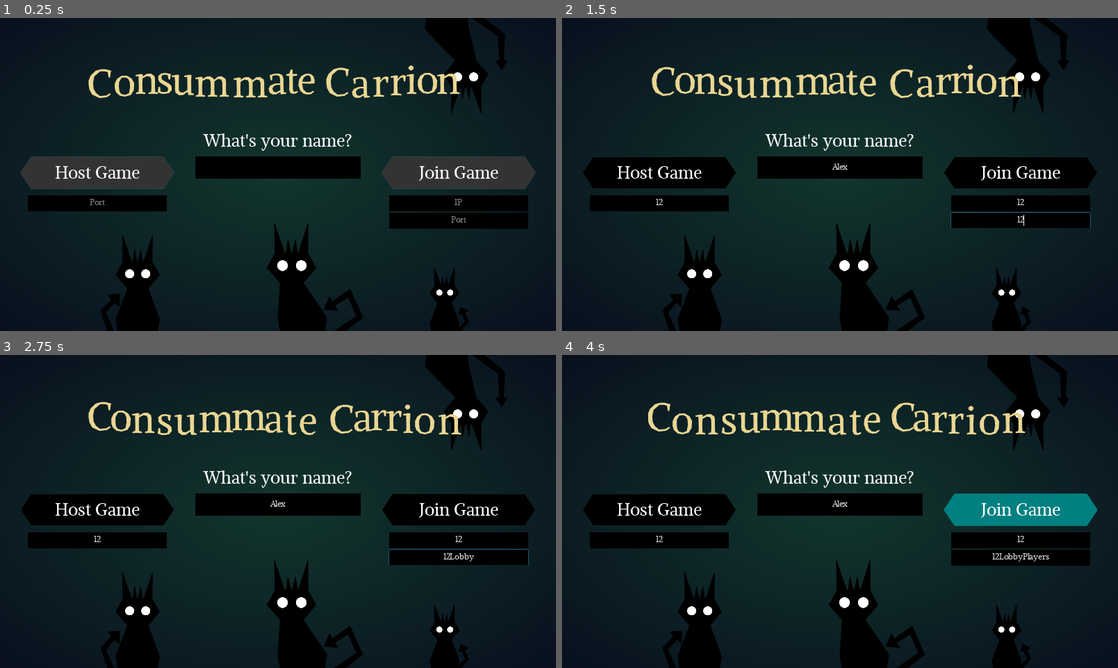
Above: before the commit, frames 1-4 (two rows, left to right).
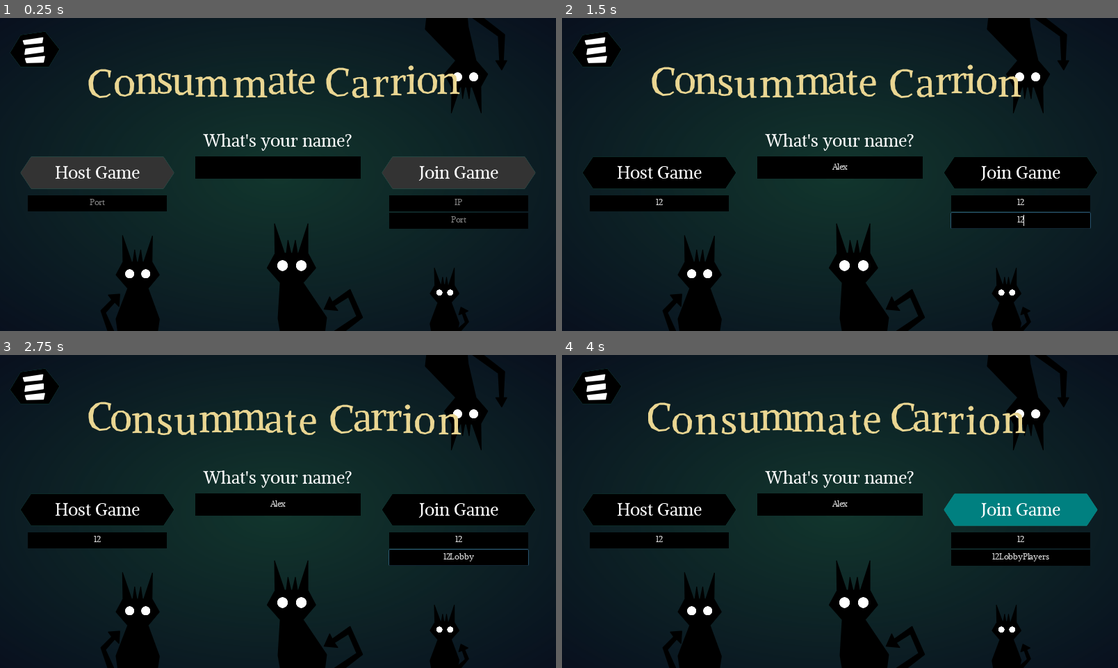
Above: after the commit, the same moments.

Repository: FractalDiane/consummate-carrion
Game: Godot game, scene res://scenes/title.tscn
Same seed, same stepped clock (60 frames per second), same inputs: the game is played once before the commit and once after it.
Inputs (mouse positions are in pixels of both pictures, inside the frame that each line leads up to):
- Up to frame 1 (0.25 s): no input
- Up to frame 2 (1.5 s): click (840, 168) at 0.52 s; type "Alex" at 0.6 s; click (662, 202) at 0.75 s; type "12" at 0.83 s; click (1017, 202) at 0.98 s; type "12" at 1.07 s; click (1017, 221) at 1.27 s; type "12" at 1.35 s
- Up to frame 3 (2.75 s): type "Lobby" at 2 s
- Up to frame 4 (4 s): type "Players" at 2.75 s; tap Enter at 3.5 s; move the mouse to (962, 495) at 3.52 s

The runs differ from the first frame. In frame 1, 0.7% of the frame differs, in the area x 1-11%, y 4-16%; in frame 2, 0.7%; in frame 3, 0.7%; in frame 4, 0.7%.

Commit message:
add logo screen

Diff:
--- /dev/null
+++ b/fonts/font_logo.tres
@@ -0,0 +1,8 @@
+[gd_resource type="DynamicFont" load_steps=2 format=2]
+
+[ext_resource path="res://fonts/Signika-SemiBold.ttf" type="DynamicFontData" id=1]
+
+[resource]
+size = 80
+use_mipmaps = true
+font_data = ExtResource( 1 )
--- a/scenes/game.tscn
+++ b/scenes/game.tscn
@@ -9,6 +9,7 @@
 [ext_resource path="res://audio/sound/timertick.ogg" type="AudioStream" id=7]
 [ext_resource path="res://audio/sound/text_click.ogg" type="AudioStream" id=8]
 [ext_resource path="res://audio/sound/theme_ding.ogg" type="AudioStream" id=9]
+[ext_resource path="res://audio/music/game.ogg" type="AudioStream" id=10]
 
 [sub_resource type="StyleBoxFlat" id=4]
 bg_color = Color( 0, 0, 0, 1 )
@@ -384,6 +385,10 @@
 stream = ExtResource( 9 )
 volume_db = 4.0
 
+[node name="Music" type="AudioStreamPlayer" parent="."]
+stream = ExtResource( 10 )
+volume_db = -12.0
+
 [node name="TimerRoundEnd" type="Timer" parent="."]
 wait_time = 1.55
 one_shot = true
--- /dev/null
+++ b/scenes/logo.tscn
@@ -0,0 +1,421 @@
+[gd_scene load_steps=7 format=2]
+
+[ext_resource path="res://fonts/font_logo.tres" type="DynamicFont" id=1]
+[ext_resource path="res://audio/sound/theme_ding.ogg" type="AudioStream" id=2]
+[ext_resource path="res://scripts/scenes/logo.gd" type="Script" id=3]
+[ext_resource path="res://audio/sound/key.ogg" type="AudioStream" id=4]
+
+[sub_resource type="Animation" id=1]
+resource_name = "logo"
+length = 6.0
+tracks/0/type = "value"
+tracks/0/path = NodePath("Fade:color")
+tracks/0/interp = 1
+tracks/0/loop_wrap = true
+tracks/0/imported = false
+tracks/0/enabled = true
+tracks/0/keys = {
+"times": PoolRealArray( 0, 1 ),
+"transitions": PoolRealArray( 1, 1 ),
+"update": 0,
+"values": [ Color( 0, 0, 0, 1 ), Color( 0, 0, 0, 0 ) ]
+}
+tracks/1/type = "value"
+tracks/1/path = NodePath("Logo:rect_scale")
+tracks/1/interp = 1
+tracks/1/loop_wrap = true
+tracks/1/imported = false
+tracks/1/enabled = true
+tracks/1/keys = {
+"times": PoolRealArray( 0, 1.5, 2 ),
+"transitions": PoolRealArray( 1, 0.5, 1 ),
+"update": 0,
+"values": [ Vector2( 0, 1 ), Vector2( 1e-05, 1 ), Vector2( 1, 1 ) ]
+}
+tracks/2/type = "value"
+tracks/2/path = NodePath("Logo2:rect_scale")
+tracks/2/interp = 1
+tracks/2/loop_wrap = true
+tracks/2/imported = false
+tracks/2/enabled = true
+tracks/2/keys = {
+"times": PoolRealArray( 0, 1.8, 2.3 ),
+"transitions": PoolRealArray( 1, 0.5, 1 ),
+"update": 0,
+"values": [ Vector2( 1, 0 ), Vector2( 1, 1e-05 ), Vector2( 1, 1 ) ]
+}
+tracks/3/type = "value"
+tracks/3/path = NodePath("Logo3:rect_scale")
+tracks/3/interp = 1
+tracks/3/loop_wrap = true
+tracks/3/imported = false
+tracks/3/enabled = true
+tracks/3/keys = {
+"times": PoolRealArray( 0, 2, 2.5 ),
+"transitions": PoolRealArray( 1, 0.5, 1 ),
+"update": 0,
+"values": [ Vector2( 0, 1 ), Vector2( 1e-05, 1 ), Vector2( 1, 1 ) ]
+}
+tracks/4/type = "value"
+tracks/4/path = NodePath("Logo4:rect_scale")
+tracks/4/interp = 1
+tracks/4/loop_wrap = true
+tracks/4/imported = false
+tracks/4/enabled = true
+tracks/4/keys = {
+"times": PoolRealArray( 0, 2.2, 2.7 ),
+"transitions": PoolRealArray( 1, 0.5, 1 ),
+"update": 0,
+"values": [ Vector2( 1, 0 ), Vector2( 1, 1e-05 ), Vector2( 1, 1 ) ]
+}
+tracks/5/type = "value"
+tracks/5/path = NodePath("Logo5:rect_scale")
+tracks/5/interp = 1
+tracks/5/loop_wrap = true
+tracks/5/imported = false
+tracks/5/enabled = true
+tracks/5/keys = {
+"times": PoolRealArray( 0, 2.5, 3 ),
+"transitions": PoolRealArray( 1, 0.5, 1 ),
+"update": 0,
+"values": [ Vector2( 0, 1 ), Vector2( 1e-05, 1 ), Vector2( 1, 1 ) ]
+}
+tracks/6/type = "value"
+tracks/6/path = NodePath("Logo6:rect_scale")
+tracks/6/interp = 1
+tracks/6/loop_wrap = true
+tracks/6/imported = false
+tracks/6/enabled = true
+tracks/6/keys = {
+"times": PoolRealArray( 0, 2.7, 3.2 ),
+"transitions": PoolRealArray( 1, 0.5, 1 ),
+"update": 0,
+"values": [ Vector2( 1, 0 ), Vector2( 1, 1e-05 ), Vector2( 1, 1 ) ]
+}
+tracks/7/type = "value"
+tracks/7/path = NodePath("Logo7:rect_scale")
+tracks/7/interp = 1
+tracks/7/loop_wrap = true
+tracks/7/imported = false
+tracks/7/enabled = true
+tracks/7/keys = {
+"times": PoolRealArray( 0, 2.9, 3.4 ),
+"transitions": PoolRealArray( 1, 0.5, 1 ),
+"update": 0,
+"values": [ Vector2( 0, 1 ), Vector2( 1e-05, 1 ), Vector2( 1, 1 ) ]
+}
+tracks/8/type = "value"
+tracks/8/path = NodePath("Logo8:rect_scale")
+tracks/8/interp = 1
+tracks/8/loop_wrap = true
+tracks/8/imported = false
+tracks/8/enabled = true
+tracks/8/keys = {
+"times": PoolRealArray( 0, 3.2, 3.7 ),
+"transitions": PoolRealArray( 1, 0.5, 1 ),
+"update": 0,
+"values": [ Vector2( 1, 0 ), Vector2( 1, 1e-05 ), Vector2( 1, 1 ) ]
+}
+tracks/9/type = "value"
+tracks/9/path = NodePath("LogoText:rect_scale")
+tracks/9/interp = 1
+tracks/9/loop_wrap = true
+tracks/9/imported = false
+tracks/9/enabled = true
+tracks/9/keys = {
+"times": PoolRealArray( 0, 3.5, 4.4 ),
+"transitions": PoolRealArray( 1, 0.33, 1 ),
+"update": 0,
+"values": [ Vector2( 0, 1 ), Vector2( 1e-05, 1 ), Vector2( 1, 1 ) ]
+}
+tracks/10/type = "audio"
+tracks/10/path = NodePath("SoundType")
+tracks/10/interp = 1
+tracks/10/loop_wrap = true
+tracks/10/imported = false
+tracks/10/enabled = true
+tracks/10/keys = {
+"clips": [ {
+"end_offset": 0.0,
+"start_offset": 0.0,
+"stream": ExtResource( 4 )
+}, {
+"end_offset": 0.0,
+"start_offset": 0.0,
+"stream": ExtResource( 4 )
+}, {
+"end_offset": 0.0,
+"start_offset": 0.0,
+"stream": ExtResource( 4 )
+}, {
+"end_offset": 0.0,
+"start_offset": 0.0,
+"stream": ExtResource( 4 )
+}, {
+"end_offset": 0.0,
+"start_offset": 0.0,
+"stream": ExtResource( 4 )
+}, {
+"end_offset": 0.0,
+"start_offset": 0.0,
+"stream": ExtResource( 4 )
+}, {
+"end_offset": 0.0,
+"start_offset": 0.0,
+"stream": ExtResource( 4 )
+}, {
+"end_offset": 0.0,
+"start_offset": 0.0,
+"stream": ExtResource( 4 )
+} ],
+"times": PoolRealArray( 1.5, 1.8, 2, 2.2, 2.5, 2.7, 2.9, 3.2 )
+}
+tracks/11/type = "audio"
+tracks/11/path = NodePath("SoundDing")
+tracks/11/interp = 1
+tracks/11/loop_wrap = true
+tracks/11/imported = false
+tracks/11/enabled = true
+tracks/11/keys = {
+"clips": [ {
+"end_offset": 0.0,
+"start_offset": 0.0,
+"stream": ExtResource( 2 )
+} ],
+"times": PoolRealArray( 3.5 )
+}
+tracks/12/type = "method"
+tracks/12/path = NodePath(".")
+tracks/12/interp = 1
+tracks/12/loop_wrap = true
+tracks/12/imported = false
+tracks/12/enabled = true
+tracks/12/keys = {
+"times": PoolRealArray( 5.8 ),
+"transitions": PoolRealArray( 1 ),
+"values": [ {
+"args": [  ],
+"method": "goto_title"
+} ]
+}
+
+[sub_resource type="Animation" id=2]
+resource_name = "to_title"
+tracks/0/type = "value"
+tracks/0/path = NodePath(".:rect_position")
+tracks/0/interp = 1
+tracks/0/loop_wrap = true
+tracks/0/imported = false
+tracks/0/enabled = true
+tracks/0/keys = {
+"times": PoolRealArray( 0, 1 ),
+"transitions": PoolRealArray( -4, 1 ),
+"update": 0,
+"values": [ Vector2( 0, 0 ), Vector2( -1280, 0 ) ]
+}
+tracks/1/type = "value"
+tracks/1/path = NodePath("SoundType:volume_db")
+tracks/1/interp = 1
+tracks/1/loop_wrap = true
+tracks/1/imported = false
+tracks/1/enabled = true
+tracks/1/keys = {
+"times": PoolRealArray( 0, 1 ),
+"transitions": PoolRealArray( 1, 1 ),
+"update": 0,
+"values": [ 0.0, -60.0 ]
+}
+tracks/2/type = "value"
+tracks/2/path = NodePath("SoundDing:volume_db")
+tracks/2/interp = 1
+tracks/2/loop_wrap = true
+tracks/2/imported = false
+tracks/2/enabled = true
+tracks/2/keys = {
+"times": PoolRealArray( 0, 1 ),
+"transitions": PoolRealArray( 1, 1 ),
+"update": 0,
+"values": [ 4.0, -60.0 ]
+}
+
+[node name="Logo" type="Control"]
+anchor_right = 1.0
+anchor_bottom = 1.0
+script = ExtResource( 3 )
+__meta__ = {
+"_edit_use_anchors_": false
+}
+
+[node name="Fade" type="ColorRect" parent="."]
+anchor_right = 1.0
+anchor_bottom = 1.0
+color = Color( 0, 0, 0, 1 )
+__meta__ = {
+"_edit_use_anchors_": false
+}
+
+[node name="AnimationPlayer" type="AnimationPlayer" parent="."]
+playback_speed = 1.5
+anims/logo = SubResource( 1 )
+
+[node name="AnimationPlayerTransition" type="AnimationPlayer" parent="."]
+anims/to_title = SubResource( 2 )
+
+[node name="Timer" type="Timer" parent="."]
+one_shot = true
+autostart = true
+
+[node name="Logo" type="ColorRect" parent="."]
+anchor_left = 0.5
+anchor_top = 0.5
+anchor_right = 0.5
+anchor_bottom = 0.5
+margin_left = -336.0
+margin_top = -72.0
+margin_right = -296.0
+margin_bottom = -32.0
+rect_scale = Vector2( 1e-05, 1 )
+rect_pivot_offset = Vector2( 20, 20 )
+color = Color( 0.917647, 0.839216, 0.572549, 1 )
+__meta__ = {
+"_edit_use_anchors_": false
+}
+
+[node name="Logo2" type="ColorRect" parent="."]
+anchor_left = 0.5
+anchor_top = 0.5
+anchor_right = 0.5
+anchor_bottom = 0.5
+margin_left = -280.0
+margin_top = -72.0
+margin_right = -240.0
+margin_bottom = -32.0
+rect_scale = Vector2( 1, 1e-05 )
+rect_pivot_offset = Vector2( 20, 20 )
+color = Color( 0.917647, 0.839216, 0.572549, 1 )
+__meta__ = {
+"_edit_use_anchors_": false
+}
+
+[node name="Logo3" type="ColorRect" parent="."]
+anchor_left = 0.5
+anchor_top = 0.5
+anchor_right = 0.5
+anchor_bottom = 0.5
+margin_left = -224.0
+margin_top = -72.0
+margin_right = -184.0
+margin_bottom = -32.0
+rect_scale = Vector2( 1e-05, 1 )
+rect_pivot_offset = Vector2( 20, 20 )
+color = Color( 0.917647, 0.839216, 0.572549, 1 )
+__meta__ = {
+"_edit_use_anchors_": false
+}
+
+[node name="Logo4" type="ColorRect" parent="."]
+anchor_left = 0.5
+anchor_top = 0.5
+anchor_right = 0.5
+anchor_bottom = 0.5
+margin_left = -336.0
+margin_top = -16.0
+margin_right = -296.0
+margin_bottom = 24.0
+rect_scale = Vector2( 1, 1e-05 )
+rect_pivot_offset = Vector2( 20, 20 )
+color = Color( 0.917647, 0.839216, 0.572549, 1 )
+__meta__ = {
+"_edit_use_anchors_": false
+}
+
+[node name="Logo5" type="ColorRect" parent="."]
+anchor_left = 0.5
+anchor_top = 0.5
+anchor_right = 0.5
+anchor_bottom = 0.5
+margin_left = -224.0
+margin_top = -16.0
+margin_right = -184.0
+margin_bottom = 24.0
+rect_scale = Vector2( 1e-05, 1 )
+rect_pivot_offset = Vector2( 20, 20 )
+color = Color( 0.917647, 0.839216, 0.572549, 1 )
+__meta__ = {
+"_edit_use_anchors_": false
+}
+
+[node name="Logo6" type="ColorRect" parent="."]
+anchor_left = 0.5
+anchor_top = 0.5
+anchor_right = 0.5
+anchor_bottom = 0.5
+margin_left = -336.0
+margin_top = 40.0
+margin_right = -296.0
+margin_bottom = 80.0
+rect_scale = Vector2( 1, 1e-05 )
+rect_pivot_offset = Vector2( 20, 20 )
+color = Color( 0.917647, 0.839216, 0.572549, 1 )
+__meta__ = {
+"_edit_use_anchors_": false
+}
+
+[node name="Logo7" type="ColorRect" parent="."]
+anchor_left = 0.5
+anchor_top = 0.5
+anchor_right = 0.5
+anchor_bottom = 0.5
+margin_left = -280.0
+margin_top = 40.0
+margin_right = -240.0
+margin_bottom = 80.0
+rect_scale = Vector2( 1e-05, 1 )
+rect_pivot_offset = Vector2( 20, 20 )
+color = Color( 0.917647, 0.839216, 0.572549, 1 )
+__meta__ = {
+"_edit_use_anchors_": false
+}
+
+[node name="Logo8" type="ColorRect" parent="."]
+anchor_left = 0.5
+anchor_top = 0.5
+anchor_right = 0.5
+anchor_bottom = 0.5
+margin_left = -224.0
+margin_top = 40.0
+margin_right = -184.0
+margin_bottom = 80.0
+rect_scale = Vector2( 1, 1e-05 )
+rect_pivot_offset = Vector2( 20, 20 )
+color = Color( 0.917647, 0.839216, 0.572549, 1 )
+__meta__ = {
+"_edit_use_anchors_": false
+}
+
+[node name="LogoText" type="Label" parent="."]
+anchor_left = 0.5
+anchor_top = 0.5
+anchor_right = 0.5
+anchor_bottom = 0.5
+margin_left = -152.0
+margin_top = -48.0
+margin_right = 333.0
+margin_bottom = 52.0
+rect_scale = Vector2( 1e-05, 1 )
+custom_colors/font_color = Color( 0.917647, 0.839216, 0.572549, 1 )
+custom_fonts/font = ExtResource( 1 )
+text = "Studio Fractal"
+__meta__ = {
+"_edit_use_anchors_": false
+}
+
+[node name="SoundType" type="AudioStreamPlayer" parent="."]
+stream = ExtResource( 4 )
+
+[node name="SoundDing" type="AudioStreamPlayer" parent="."]
+stream = ExtResource( 2 )
+volume_db = 4.0
+
+[connection signal="animation_finished" from="AnimationPlayerTransition" to="." method="_on_AnimationPlayerTransition_animation_finished"]
+[connection signal="timeout" from="Timer" to="AnimationPlayer" method="play" binds= [ "logo" ]]
--- a/scenes/title.tscn
+++ b/scenes/title.tscn
@@ -1,10 +1,11 @@
-[gd_scene load_steps=32 format=2]
+[gd_scene load_steps=36 format=2]
 
 [ext_resource path="res://fonts/font_display_new.tres" type="DynamicFont" id=1]
 [ext_resource path="res://fonts/font_display2.tres" type="DynamicFont" id=2]
 [ext_resource path="res://scripts/scenes/title.gd" type="Script" id=3]
 [ext_resource path="res://fonts/font_display_new_m.tres" type="DynamicFont" id=4]
 [ext_resource path="res://fonts/font_display_new_xs.tres" type="DynamicFont" id=5]
+[ext_resource path="res://audio/music/lobby.ogg" type="AudioStream" id=6]
 [ext_resource path="res://prefabs/eyes.tscn" type="PackedScene" id=7]
 [ext_resource path="res://prefabs/cc_button.tscn" type="PackedScene" id=8]
 [ext_resource path="res://shaders/transition.gdshader" type="Shader" id=9]
@@ -142,6 +143,159 @@
 
 [sub_resource type="StyleBoxFlat" id=6]
 bg_color = Color( 0, 0, 0, 1 )
+
+[sub_resource type="Animation" id=19]
+length = 0.001
+tracks/0/type = "value"
+tracks/0/path = NodePath("Polygon2D2:scale")
+tracks/0/interp = 1
+tracks/0/loop_wrap = true
+tracks/0/imported = false
+tracks/0/enabled = true
+tracks/0/keys = {
+"times": PoolRealArray( 0 ),
+"transitions": PoolRealArray( 1 ),
+"update": 0,
+"values": [ Vector2( 1, 1.125 ) ]
+}
+tracks/1/type = "value"
+tracks/1/path = NodePath("Polygon2D2:position")
+tracks/1/interp = 1
+tracks/1/loop_wrap = true
+tracks/1/imported = false
+tracks/1/enabled = true
+tracks/1/keys = {
+"times": PoolRealArray( 0 ),
+"transitions": PoolRealArray( 1 ),
+"update": 0,
+"values": [ Vector2( 8, -9 ) ]
+}
+tracks/2/type = "value"
+tracks/2/path = NodePath("Polygon2D2:color")
+tracks/2/interp = 1
+tracks/2/loop_wrap = true
+tracks/2/imported = false
+tracks/2/enabled = true
+tracks/2/keys = {
+"times": PoolRealArray( 0 ),
+"transitions": PoolRealArray( 1 ),
+"update": 0,
+"values": [ Color( 0.137255, 0.533333, 0.470588, 1 ) ]
+}
+tracks/3/type = "value"
+tracks/3/path = NodePath("Polygon2D:color")
+tracks/3/interp = 1
+tracks/3/loop_wrap = true
+tracks/3/imported = false
+tracks/3/enabled = true
+tracks/3/keys = {
+"times": PoolRealArray( 0 ),
+"transitions": PoolRealArray( 1 ),
+"update": 0,
+"values": [ Color( 0, 0, 0, 1 ) ]
+}
+
+[sub_resource type="Animation" id=20]
+resource_name = "click"
+tracks/0/type = "value"
+tracks/0/path = NodePath("Polygon2D2:scale")
+tracks/0/interp = 1
+tracks/0/loop_wrap = true
+tracks/0/imported = false
+tracks/0/enabled = true
+tracks/0/keys = {
+"times": PoolRealArray( 0, 1 ),
+"transitions": PoolRealArray( 1, 1 ),
+"update": 0,
+"values": [ Vector2( 1, 1.125 ), Vector2( 1.5, 1.688 ) ]
+}
+tracks/1/type = "value"
+tracks/1/path = NodePath("Polygon2D2:position")
+tracks/1/interp = 1
+tracks/1/loop_wrap = true
+tracks/1/imported = false
+tracks/1/enabled = true
+tracks/1/keys = {
+"times": PoolRealArray( 0, 1 ),
+"transitions": PoolRealArray( 1, 1 ),
+"update": 0,
+"values": [ Vector2( 8, -9 ), Vector2( -68, -33 ) ]
+}
+tracks/2/type = "value"
+tracks/2/path = NodePath("Polygon2D2:color")
+tracks/2/interp = 1
+tracks/2/loop_wrap = true
+tracks/2/imported = false
+tracks/2/enabled = true
+tracks/2/keys = {
+"times": PoolRealArray( 0, 1 ),
+"transitions": PoolRealArray( 1, 1 ),
+"update": 0,
+"values": [ Color( 0.137255, 0.533333, 0.470588, 1 ), Color( 0.137255, 0.533333, 0.470588, 0 ) ]
+}
+tracks/3/type = "value"
+tracks/3/path = NodePath("Polygon2D:color")
+tracks/3/interp = 1
+tracks/3/loop_wrap = true
+tracks/3/imported = false
+tracks/3/enabled = true
+tracks/3/keys = {
+"times": PoolRealArray( 0, 1 ),
+"transitions": PoolRealArray( 1, 1 ),
+"update": 0,
+"values": [ Color( 0, 0.890196, 0.72549, 1 ), Color( 0, 0, 0, 1 ) ]
+}
+
+[sub_resource type="Animation" id=21]
+resource_name = "click_small"
+tracks/0/type = "value"
+tracks/0/path = NodePath("Polygon2D2:scale")
+tracks/0/interp = 1
+tracks/0/loop_wrap = true
+tracks/0/imported = false
+tracks/0/enabled = true
+tracks/0/keys = {
+"times": PoolRealArray( 0, 1 ),
+"transitions": PoolRealArray( 1, 1 ),
+"update": 0,
+"values": [ Vector2( 1, 1.125 ), Vector2( 1.5, 1.688 ) ]
+}
+tracks/1/type = "value"
+tracks/1/path = NodePath("Polygon2D2:position")
+tracks/1/interp = 1
+tracks/1/loop_wrap = true
+tracks/1/imported = false
+tracks/1/enabled = true
+tracks/1/keys = {
+"times": PoolRealArray( 0, 1 ),
+"transitions": PoolRealArray( 1, 1 ),
+"update": 0,
+"values": [ Vector2( 8, -9 ), Vector2( -12.8, 28.2 ) ]
+}
+tracks/2/type = "value"
+tracks/2/path = NodePath("Polygon2D2:color")
+tracks/2/interp = 1
+tracks/2/loop_wrap = true
+tracks/2/imported = false
+tracks/2/enabled = true
+tracks/2/keys = {
+"times": PoolRealArray( 0, 1 ),
+"transitions": PoolRealArray( 1, 1 ),
+"update": 0,
+"values": [ Color( 0.137255, 0.533333, 0.470588, 1 ), Color( 0.137255, 0.533333, 0.470588, 0 ) ]
+}
+tracks/3/type = "value"
+tracks/3/path = NodePath("Polygon2D:color")
+tracks/3/interp = 1
+tracks/3/loop_wrap = true
+tracks/3/imported = false
+tracks/3/enabled = true
+tracks/3/keys = {
+"times": PoolRealArray( 0, 1 ),
+"transitions": PoolRealArray( 1, 1 ),
+"update": 0,
+"values": [ Color( 0, 0.890196, 0.72549, 1 ), Color( 0, 0, 0, 1 ) ]
+}
 
 [sub_resource type="ShaderMaterial" id=7]
 shader = ExtResource( 9 )
@@ -397,7 +551,7 @@
 custom_colors/default_color = Color( 0.917647, 0.839216, 0.572549, 1 )
 custom_fonts/normal_font = ExtResource( 1 )
 bbcode_enabled = true
-bbcode_text = "[tornado radius=5]Consummate Carrion[/tornado]"
+bbcode_text = "[tornado radius=5 freq=0]Consummate Carrion[/tornado]"
 meta_underlined = false
 text = "Consummate Carrion"
 scroll_active = false
@@ -525,6 +679,40 @@
 __meta__ = {
 "_edit_use_anchors_": false
 }
+
+[node name="ButtonMenu" parent="TitleScreen" instance=ExtResource( 8 )]
+margin_left = 24.0
+margin_top = 32.0
+margin_right = 128.0
+margin_bottom = 112.0
+is_small = true
+
+[node name="Polygon2D2" parent="TitleScreen/ButtonMenu" index="0"]
+polygon = PoolVector2Array( 16, 15.1111, 72, 8, 104, 43.5556, 80, 79.1111, 16, 79.1111, -8, 50.6667 )
+
+[node name="Polygon2D" parent="TitleScreen/ButtonMenu" index="1"]
+position = Vector2( -120, -9 )
+polygon = PoolVector2Array( 144, 15.1111, 200, 8, 232, 43.5556, 208, 79.1111, 144, 79.1111, 120, 50.6667 )
+
+[node name="AnimationPlayer" parent="TitleScreen/ButtonMenu" index="5"]
+anims/RESET = SubResource( 19 )
+anims/click = SubResource( 20 )
+anims/click_small = SubResource( 21 )
+
+[node name="Line" type="Polygon2D" parent="TitleScreen/ButtonMenu"]
+position = Vector2( 5, -17 )
+antialiased = true
+polygon = PoolVector2Array( 27, 46, 68, 42, 70, 30, 24, 37 )
+
+[node name="Line2" type="Polygon2D" parent="TitleScreen/ButtonMenu"]
+position = Vector2( 6, 4 )
+antialiased = true
+polygon = PoolVector2Array( 27, 48, 70, 42, 70, 30, 29, 35 )
+
+[node name="Line3" type="Polygon2D" parent="TitleScreen/ButtonMenu"]
+position = Vector2( 9, 26 )
+antialiased = true
+polygon = PoolVector2Array( 28, 45, 67, 44, 70, 30, 25, 35 )
 
 [node name="ClickBlock" type="ColorRect" parent="TitleScreen"]
 visible = false
@@ -873,11 +1061,16 @@
 "_edit_use_anchors_": false
 }
 
+[node name="Music" type="AudioStreamPlayer" parent="."]
+stream = ExtResource( 6 )
+volume_db = -8.0
+
 [connection signal="animation_finished" from="AnimationPlayer" to="." method="_on_AnimationPlayer_animation_finished"]
 [connection signal="text_changed" from="TitleScreen/EditName" to="." method="_on_EditName_text_changed"]
 [connection signal="pressed" from="TitleScreen/ButtonHost" to="." method="_on_ButtonHost_pressed"]
 [connection signal="pressed" from="TitleScreen/ButtonJoin" to="." method="_on_ButtonJoin_pressed"]
 [connection signal="button_down" from="TitleScreen/ButtonExit" to="." method="_on_ButtonExit_button_down"]
+[connection signal="pressed" from="TitleScreen/ButtonMenu" to="." method="_on_ButtonExitLobby_pressed"]
 [connection signal="timeout" from="TitleScreen/TimerTransition" to="." method="_on_TimerTransition_timeout"]
 [connection signal="timeout" from="TitleScreen/TimerLobby" to="." method="_on_TimerLobby_timeout"]
 [connection signal="timeout" from="TitleScreen/TimerTimeout" to="." method="_on_TimerTimeout_timeout"]
@@ -894,4 +1087,5 @@
 [connection signal="timeout" from="Lobby/TimerStart2" to="." method="_on_TimerStart2_timeout"]
 [connection signal="timeout" from="TimerTransition" to="." method="_on_TimerTransition_timeout"]
 
+[editable path="TitleScreen/ButtonMenu"]
 [editable path="Lobby/ButtonExitLobby"]
--- a/scripts/game.gd
+++ b/scripts/game.gd
@@ -49,6 +49,7 @@
 		if not my_timer_up and timer_count <= 0.0:
 			sound_tick.stop()
 			$SoundRoundEnd.play()
+			$Music.set_stream_paused(true)
 
 			rpc_id(1, "send_story_info", current_story_text.replace(my_current_prefix, "").strip_edges())
 			rpc_id(1, "set_player_ready", NetworkManager.ReadyState.RoundTimer)
@@ -76,6 +77,7 @@
 			NetworkManager.ReadyState.RoundEndFullFlip:
 				if not game_completed:
 					rpc("start_new_round", false)
+					$Music.set_stream_paused(false)
 				else:
 					rpc("goto_results")
 
@@ -160,6 +162,9 @@
 	NetworkManager.players_ready.clear()
 	timer_count = NetworkManager.timer_max
 	$Timer.show()
+	if first_round:
+		$Music.play()
+
 	story_text.set_readonly(false)
 	my_timer_up = false
 	game_started = true
--- /dev/null
+++ b/scripts/scenes/logo.gd
@@ -0,0 +1,16 @@
+extends Control
+
+#func _input(event: InputEvent) -> void:
+#	if event is InputEventKey:
+#		goto_title()
+
+
+func goto_title() -> void:
+	var title := preload("res://scenes/title.tscn").instance() as Control
+	title.rect_position.x = 1280
+	get_tree().get_current_scene().add_child(title)
+	$AnimationPlayerTransition.play("to_title")
+
+
+func _on_AnimationPlayerTransition_animation_finished(_anim_name: String) -> void:
+	get_tree().change_scene("res://scenes/title.tscn")
--- a/scripts/scenes/title.gd
+++ b/scripts/scenes/title.gd
@@ -78,6 +78,11 @@
 	$TitleScreen/ButtonHost.set_cc_button_enabled(false)
 	$TitleScreen/ButtonJoin.set_cc_button_enabled(false)
 	$Lobby/ButtonStart.set_cc_button_enabled(false)
+
+	if get_tree().get_current_scene() == self:
+		$Music.play()
+		$TitleScreen/Title.set_bbcode("[tornado radius=5]Consummate Carrion[/tornado]")
+
 	#$AnimationPlayer.play_backwards("transition")
 	#if NetworkManager.title_transition:
 	#	$SoundTransition2.play()
@@ -287,6 +292,7 @@
 
 
 remotesync func start_game_effects() -> void:
+	$Music.stop()
 	$Lobby/SoundStart.play()
 	$ClickBlock.show()
 	$Lobby/TimerStart.start()
Not shown, added: audio/sound/key.ogg.import
Not shown, removed: audio/theme_ding.ogg.import
Binary file added: fonts/Signika-SemiBold.ttf
Not shown: 1 places in scenes/game.tscn that only renumber resources
Not shown, added: audio/sound/key.ogg
Not shown, removed: audio/theme_ding.ogg
